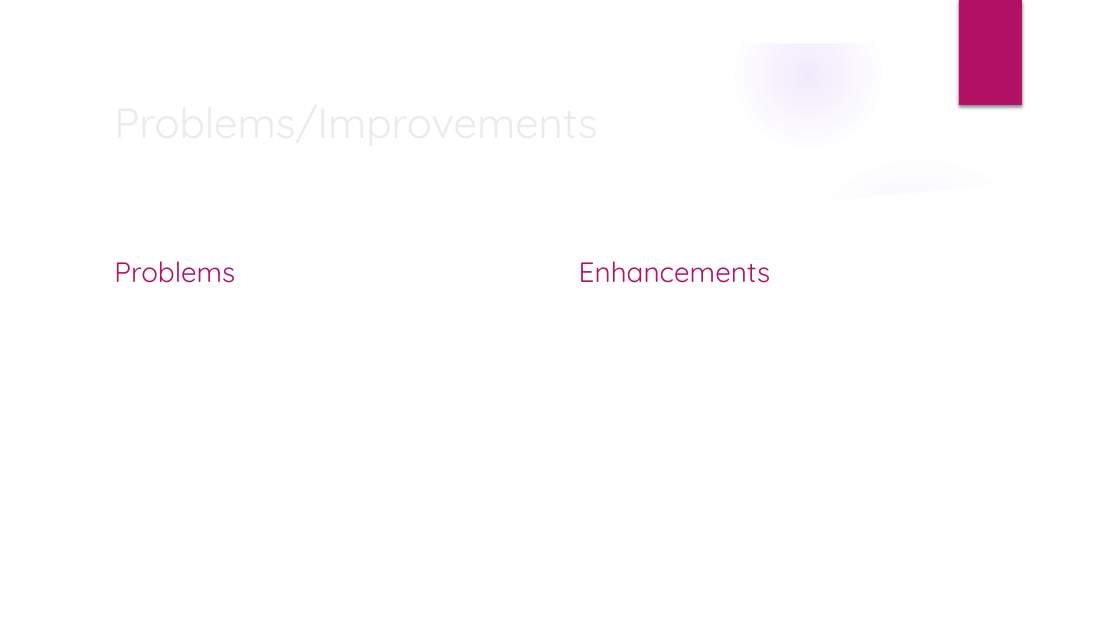
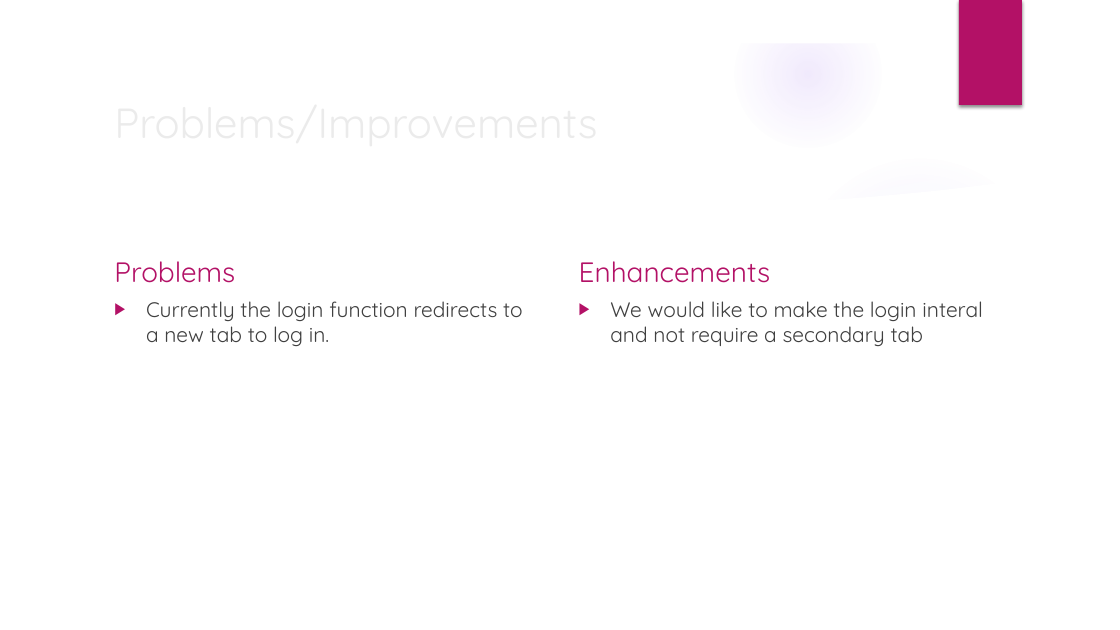
Before and after one commit to Jormungandr72/Cross-Website-Price-Checker, a slide deck: slide 2 of docs/phase_two_docs/Phase_Two_Presentation.pptx (slide 3 before the commit). Drawn at 1120x630 pixels with LibreOffice and Linux fonts; fonts in the diff are those of the drawing; background and template pictures are left out. Boxes give left, top, right and bottom in pixels: in the first picture for what was removed or moved away, otherwise in the second. Text is boxed around its words. In the diff, an @@ line names an element or a change of style, - is before the commit and + after.

```diff
--- a/docs/phase_two_docs/Phase_Two_Presentation.pptx
+++ b/docs/phase_two_docs/Phase_Two_Presentation.pptx
@@ text added at [146, 301, 523, 346], 18 pt, text #404040 @@
+▶ Currently the login function redirects to a new tab to log in.
@@ text added at [610, 301, 983, 346], 18 pt, text #404040 @@
+▶ We would like to make the login interal and not require a secondary tab
```
Also in this commit, not shown: 2 slides added, 1 slide removed.
